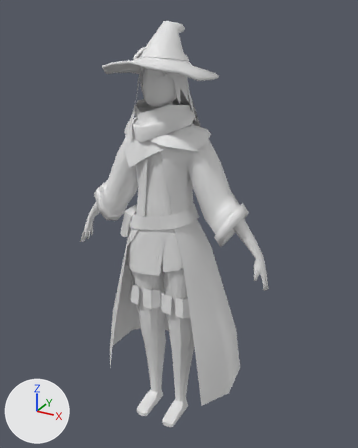
What one commit did to the Blender file player/player.blend.
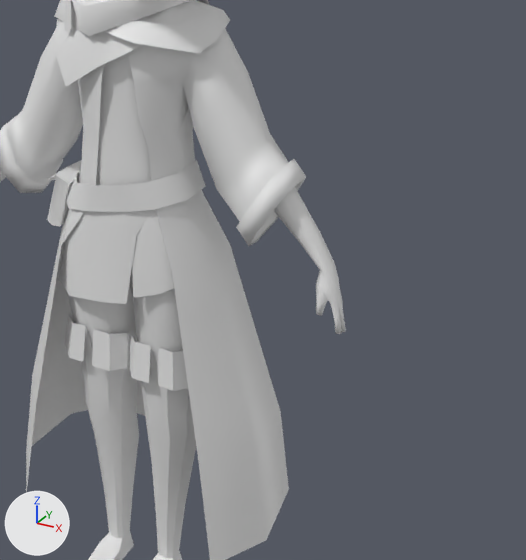
Each version appears first whole from a 50 mm lens placed at (0.997, -1.693, 1.855), pointed at (0.038, 0.052, 0.983), and next in a close-up on the part from 27% to 100% of the width and 28% to 90% of the height. The axes (+X, +Y, +Z) are drawn at lower left. The lights are the same throughout.

The first close-up shows 'Belt', 'Body', 'Boots', 'Cloak', 'Plane', 'Pouch', 'Shawl.001', 'ShirtEnd'.
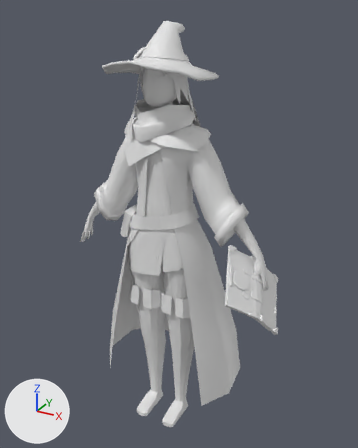
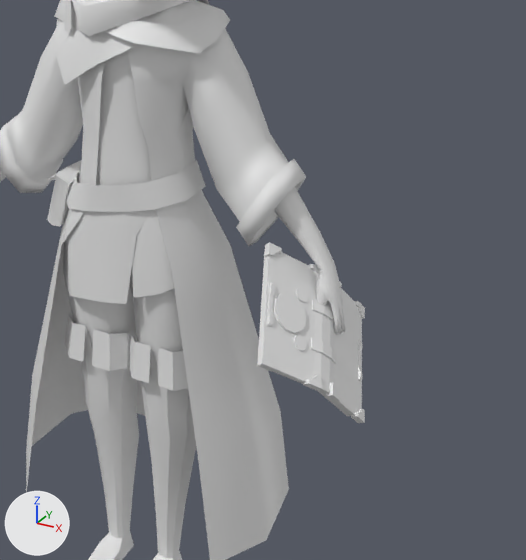
Location of each change, [x1, y1, x2, y2] in pixels of the close-ups (526 x 560 px):
'Cube', added: after [260, 252, 362, 415]
'Circle', added: after [274, 293, 306, 333]
'Cube.002', added: after [257, 242, 322, 391]
'Cube.003', added: after [326, 281, 365, 423]
'Cube.004', added: after [311, 299, 336, 364]
'Cube.001', added: after [258, 256, 351, 416]
'Circle.001', added: after [294, 287, 309, 351]

Patch to the scene script:
```diff
--- a/player/player.blend.py
+++ b/player/player.blend.py
@@ ob_cube_004 @@
+ob_cube_004 = bpy.data.objects.new('Cube.004', me_cube_017)  # 32 vertices, 22 faces; spans x -0.0394..0.0394, y -0.0536..0.0536, z -0.0082..0.0035
+ob_cube_004.parent = ob_bookholder
+ob_cube_004.location = (0.00289, 0.0, 0.00227)
+ob_cube_004.rotation_euler = (0.0, 0.119, 0.0)  # degrees (0, 6.8, 0)
@@ ob_bookholder @@
+ob_bookholder = bpy.data.objects.new('BookHolder', None)
+ob_bookholder.location = (0.451, -0.0504, 0.829)
+ob_bookholder.rotation_euler = (0.787, 0.696, 0.945)  # degrees (45, 40, 54)
@@ ob_cube_003 @@
+ob_cube_003 = bpy.data.objects.new('Cube.003', me_cube_015)  # 84 vertices, 60 faces; spans x -0.084..0.063, y -0.129..0.129, z -0.01..0.004
+ob_cube_003.parent = ob_bookholder
+ob_cube_003.location = (0.0799, 0.0, -0.0163)
+ob_cube_003.rotation_euler = (0.0, -0.303, -3.142)  # degrees (0, -17, -180)
@@ ob_cube_002 @@
+ob_cube_002 = bpy.data.objects.new('Cube.002', me_cube_009)  # 84 vertices, 60 faces; spans x -0.084..0.063, y -0.129..0.129, z -0.01..0.004
+ob_cube_002.parent = ob_bookholder
+ob_cube_002.location = (-0.0759, 0.0, 0.00112)
+ob_cube_002.rotation_euler = (0.0, -0.0596, 0.0)  # degrees (0, -3.4, 0)
@@ ob_cube_001 @@
+ob_cube_001 = bpy.data.objects.new('Cube.001', me_cube_008)  # 12 vertices, 10 faces; spans x -0.146..0.145, y -0.118..0.118, z -0.02..0.027
+ob_cube_001.parent = ob_bookholder
+ob_cube_001.location = (0.000252, 0.0, -0.0215)
+ob_cube_001.rotation_euler = (0.0, -3.027, 0.0)  # degrees (0, -173, 0)
@@ ob_cube @@
+ob_cube = bpy.data.objects.new('Cube', me_cube_007)  # 18 vertices, 19 faces; spans x -0.157..0.156, y -0.125..0.125, z -0.024..0.01
+ob_cube.parent = ob_bookholder
+ob_cube.location = (0.000252, 0.0, -0.0215)
+ob_cube.rotation_euler = (0.0, -3.027, 0.0)  # degrees (0, -173, 0)
@@ ob_circle_001 @@
+ob_circle_001 = bpy.data.objects.new('Circle.001', me_circle_006)  # 48 vertices, 26 faces; spans x 0.0021..0.0326, y -0.0674..0.0674, z -0.0031..0.0005
+ob_circle_001.parent = ob_bookholder
+ob_circle_001.location = (-0.0831, 0.0, 0.000692)
+ob_circle_001.rotation_euler = (0.0, -0.0596, 0.0)  # degrees (0, -3.4, 0)
@@ ob_circle @@
+ob_circle = bpy.data.objects.new('Circle', me_circle_005)  # 24 vertices, 13 faces; spans x -0.0404..0.0404, y -0.0404..0.0404, z -0.003..0.003
+ob_circle.parent = ob_bookholder
+ob_circle.location = (-0.096, 0.0, -0.0000772)
+ob_circle.rotation_euler = (0.0154, -0.0576, -0.262)  # degrees (0.9, -3.3, -15)
```
